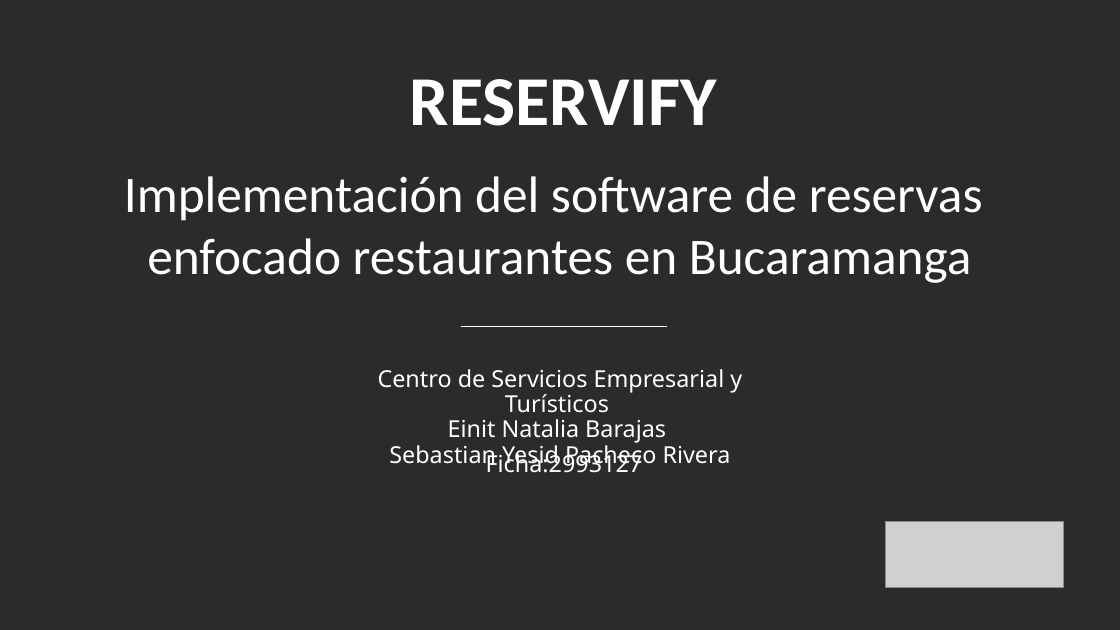
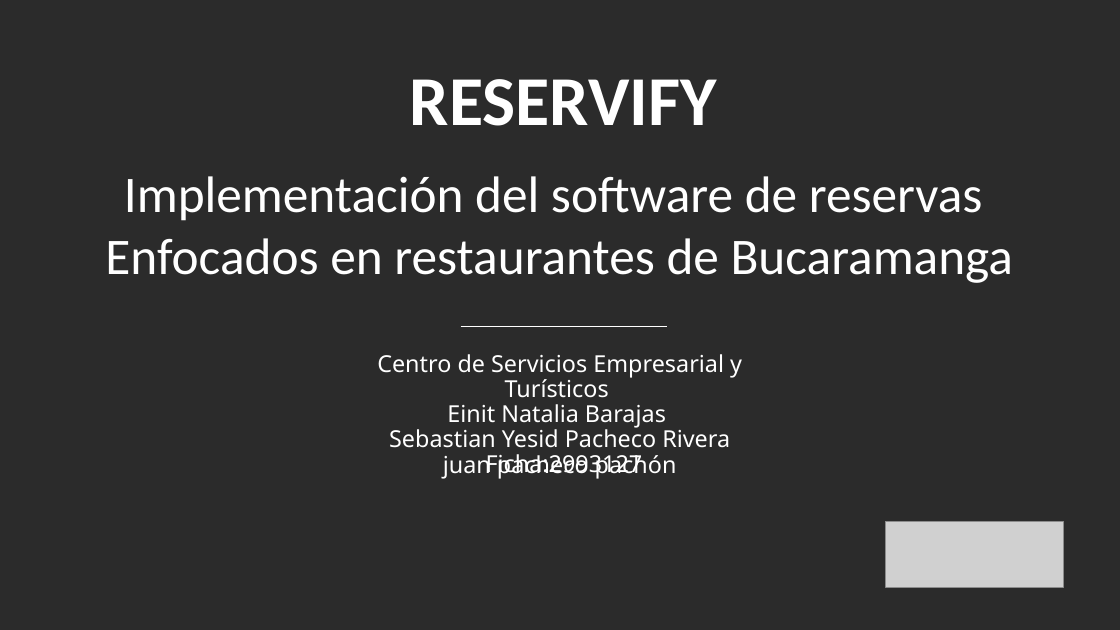
Before and after one commit to SebastianPacheco05/Reservify, a slide deck: slide 1 of docs/docs/files/GC-F-004FormatoPlantillaPresentacionPowerPointInteractiva.pptx. Drawn at 1120x630 pixels with LibreOffice and Linux fonts; fonts in the diff are those of the drawing; grey boxes stand for pictures; background and template pictures are left out; a plain dark background stands for a picture behind light text. Boxes give left, top, right and bottom in pixels: in the first picture for what was removed or moved away, otherwise in the second. Text is boxed around its words. In the diff, an @@ line names an element or a change of style, - is before the commit and + after.

```diff
--- a/docs/docs/files/GC-F-004FormatoPlantillaPresentacionPowerPointInteractiva.pptx
+++ b/docs/docs/files/GC-F-004FormatoPlantillaPresentacionPowerPointInteractiva.pptx
@@ text "Implementación del software de reservas": place and size @@
-text "Implementación del software de reservas" at (124,176,983,283)
+text "Implementación del software de reservas" at (105,176,1013,283)
@@ text at (105,238,1013,283): text changed @@
-enfocado restaurantes en Bucaramanga
+Enfocados en restaurantes de Bucaramanga
@@ text "Centro de Servicios Empresarial y ...": place and size @@
-text "Centro de Servicios Empresarial y ..." at (378,369,742,469)
+text "Centro de Servicios Empresarial y ..." at (377,354,742,479)
@@ text at (389,426,730,479): text changed @@
-Sebastian Yesid Pacheco Rivera
+Sebastian Yesid Pacheco Rivera
+juan pacheco pachón
```
Also in this commit, not shown: 16 other slides changed, 4 slides added, 1 slide removed, 5 other files.
